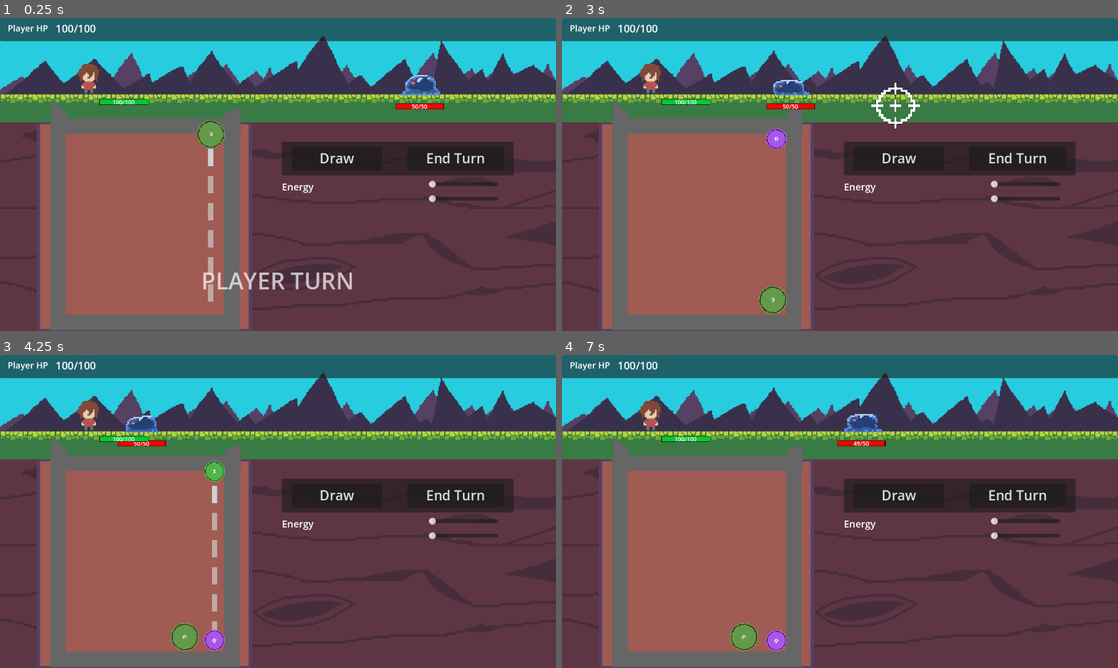
Above: before the commit, frames 1-4 (two rows, left to right).
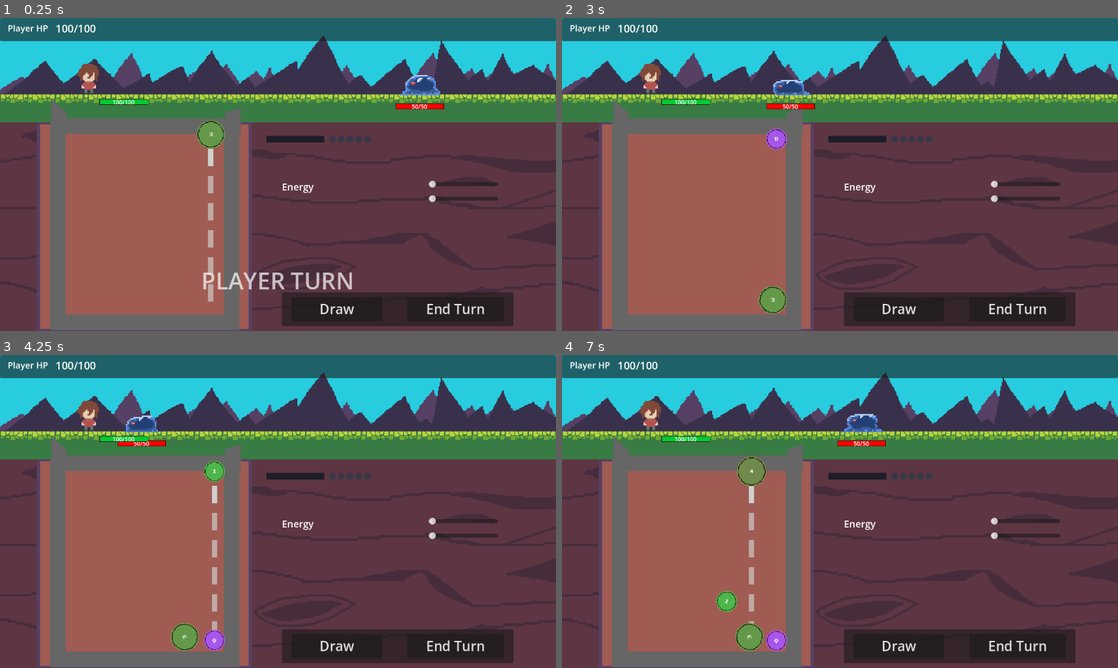
Above: after the commit, the same moments.

Repository: nmh6063-star/GameDesign-FinalProject
Game: Godot game, scene res://scenes/main.tscn
The game is run twice, just before and just after one commit, with the same random seed, the same clock (stepped at 60 frames per second) and the same inputs.
Inputs (mouse positions are in pixels of both pictures, inside the frame that each line leads up to):
- Up to frame 1 (0.25 s): no input
- Up to frame 2 (3 s): click "Draw" at 0.5 s; tap Enter (enter_level) at 1.25, 2.1 s; move the mouse to (962, 158) at 1.27 s; hold D (Move_Right) 1.28-2.03 s; hold X (shoot) 1.28-2.03 s; move the mouse to (728, 190) at 2.02 s; hold S (Move_Down) 2.03-2.78 s; tap X (shoot) at 2.3 s; move the mouse to (895, 105) at 2.77 s; hold D (Move_Right) from 2.78 s (still down); hold X (shoot) from 2.78 s (still down); click (895, 105) at 2.85 s
- Up to frame 3 (4.25 s): move the mouse to (250, 574) at 3.52 s; release D (Move_Right) at 3.53 s; release X (shoot) at 3.53 s; hold W (Move_Up) from 3.53 s (still down); tap X (shoot) at 3.6 s
- Up to frame 4 (7 s): move the mouse to (1006, 558) at 4.27 s; release W (Move_Up) at 4.28 s; hold X (shoot) 4.28-5.03 s; hold A (left) 4.28-5.78 s; move the mouse to (673, 464) at 5.02 s; tap Enter (enter_level) at 5.1 s; tap X (shoot) at 5.3, 6.6 s; move the mouse to (867, 511) at 5.77 s; hold S (Move_Down) 5.78-6.53 s; hold X (shoot) 5.78-6.53 s; click (867, 511) at 5.85 s; move the mouse to (756, 433) at 6.52 s; hold D (Move_Right) from 6.53 s (still down)

The runs differ from the first frame. In frame 1, 9.1% of the frame differs, in the area x 47-93%, y 37-99%; in frame 2, 9.4%; in frame 3, 9.1%; in frame 4, 10%, in the area x 27-93%, y 27-99%.

Commit message:
implemented shoot meter

Diff:
--- a/scenes/main.tscn
+++ b/scenes/main.tscn
@@ -14,6 +14,7 @@
 [ext_resource type="Script" uid="uid://cddiivxjsx5a1" path="res://script/ui/line_indicator.gd" id="11_ya4ey"]
 [ext_resource type="PackedScene" uid="uid://dyoj8165ej3ax" path="res://scenes/indicator_sprite.tscn" id="12_eb6dy"]
 [ext_resource type="Texture2D" uid="uid://dx12fl0tb44r5" path="res://assets/Target.png" id="14_a8y0u"]
+[ext_resource type="Script" uid="uid://d0di4mfjr71jr" path="res://script/ui/shoot_ammo_hud.gd" id="15_shoothud"]
 
 [sub_resource type="GDScript" id="GDScript_0wfyh"]
 script/source = "extends Node2D
@@ -488,9 +489,9 @@
 anchor_left = 0.5
 anchor_right = 0.5
 offset_left = 8.0
-offset_top = 256.0
+offset_top = 568.0
 offset_right = 488.0
-offset_bottom = 326.0
+offset_bottom = 638.0
 grow_horizontal = 2
 
 [node name="DrawButton" type="Button" parent="UI/ActionBar" unique_id=1800000001]
@@ -528,6 +529,71 @@
 theme_override_font_sizes/font_size = 20
 text = "Energy
 "
+
+[node name="ShootAmmoHUD" type="Control" parent="UI" unique_id=901000000]
+layout_mode = 3
+anchors_preset = 0
+offset_left = 552.0
+offset_top = 232.0
+offset_right = 852.0
+offset_bottom = 270.0
+script = ExtResource("15_shoothud")
+
+[node name="Row" type="HBoxContainer" parent="UI/ShootAmmoHUD" unique_id=901000001]
+layout_mode = 1
+anchors_preset = 15
+anchor_right = 1.0
+anchor_bottom = 1.0
+grow_horizontal = 2
+grow_vertical = 2
+theme_override_constants/separation = 10
+
+[node name="Meter" type="Control" parent="UI/ShootAmmoHUD/Row" unique_id=901000002]
+custom_minimum_size = Vector2(120, 14)
+layout_mode = 2
+size_flags_vertical = 4
+
+[node name="Background" type="ColorRect" parent="UI/ShootAmmoHUD/Row/Meter" unique_id=901000003]
+layout_mode = 1
+anchors_preset = 15
+anchor_right = 1.0
+anchor_bottom = 1.0
+grow_horizontal = 2
+grow_vertical = 2
+color = Color(0.12, 0.12, 0.16, 1)
+
+[node name="Fill" type="ColorRect" parent="UI/ShootAmmoHUD/Row/Meter" unique_id=901000004]
+layout_mode = 0
+offset_left = 1.0
+offset_top = 1.0
+offset_right = 1.0
+offset_bottom = 13.0
+color = Color(0.88, 0.62, 0.12, 1)
+
+[node name="BulletPips" type="HBoxContainer" parent="UI/ShootAmmoHUD/Row" unique_id=901000006]
+layout_mode = 2
+size_flags_vertical = 4
+theme_override_constants/separation = 4
+
+[node name="Pip0" type="Panel" parent="UI/ShootAmmoHUD/Row/BulletPips" unique_id=901000007]
+custom_minimum_size = Vector2(14, 14)
+layout_mode = 2
+
+[node name="Pip1" type="Panel" parent="UI/ShootAmmoHUD/Row/BulletPips" unique_id=901000008]
+custom_minimum_size = Vector2(14, 14)
+layout_mode = 2
+
+[node name="Pip2" type="Panel" parent="UI/ShootAmmoHUD/Row/BulletPips" unique_id=901000009]
+custom_minimum_size = Vector2(14, 14)
+layout_mode = 2
+
+[node name="Pip3" type="Panel" parent="UI/ShootAmmoHUD/Row/BulletPips" unique_id=901000010]
+custom_minimum_size = Vector2(14, 14)
+layout_mode = 2
+
+[node name="Pip4" type="Panel" parent="UI/ShootAmmoHUD/Row/BulletPips" unique_id=901000011]
+custom_minimum_size = Vector2(14, 14)
+layout_mode = 2
 
 [node name="PlayerHealthBar" type="Control" parent="UI" unique_id=1800000005]
 layout_mode = 3
--- /dev/null
+++ b/script/combat/shoot_ammo.gd
@@ -0,0 +1,28 @@
+extends RefCounted
+## Merge progress → bullets; caps at max. No merge meter growth while bullets are full.
+
+const MAX_BULLETS := 5
+const MERGES_PER_BULLET := 5
+
+var merge_progress: int = 0
+var bullets: int = 0
+
+
+func register_merge() -> void:
+	if bullets >= MAX_BULLETS:
+		return
+	merge_progress += 1
+	if merge_progress >= MERGES_PER_BULLET:
+		merge_progress = 0
+		bullets = mini(bullets + 1, MAX_BULLETS)
+
+
+func can_shoot() -> bool:
+	return bullets > 0
+
+
+func try_consume_shot() -> bool:
+	if bullets <= 0:
+		return false
+	bullets -= 1
+	return true
--- a/script/session/game_manager.gd
+++ b/script/session/game_manager.gd
@@ -2,6 +2,7 @@
 
 const GameBall := preload("res://script/ball/game_ball.gd")
 const CardManager := preload("res://script/card/card_manager.gd")
+const ShootAmmoT := preload("res://script/combat/shoot_ammo.gd")
 const MERGE_SETTLE_TIME := 1.0
 const POST_PLAYER_DAMAGE_UI_DELAY := 0.35
 const ENEMY_ATTACK_DELAY := 2.0
@@ -21,6 +22,7 @@
 signal player_healed(amount: int)
 signal player_attacked(amount: int)
 signal energy_changed(current: int, max: int)
+signal shoot_ammo_changed(bullets: int, max_bullets: int, merge_progress: int, merges_per_bullet: int)
 signal enemy_turn_started
 signal player_turn_started
 signal turn_ended
@@ -35,6 +37,7 @@
 var _pending_player_damage: Array[int] = []
 var _player_damage_apply_timer := 0.0
 var target
+var _shoot_ammo: RefCounted = ShootAmmoT.new()
 
 
 func _ready() -> void:
@@ -44,6 +47,20 @@
 	#change to some constant
 	#Global.player_energy = 5
 	energy_changed.emit(Global.player_energy, Global.player_energy_max)
+	_sync_shoot_ammo_ui()
+
+
+func emit_shoot_ammo_sync() -> void:
+	_sync_shoot_ammo_ui()
+
+
+func _sync_shoot_ammo_ui() -> void:
+	shoot_ammo_changed.emit(
+		_shoot_ammo.bullets,
+		ShootAmmoT.MAX_BULLETS,
+		_shoot_ammo.merge_progress,
+		ShootAmmoT.MERGES_PER_BULLET,
+	)
 
 
 func _physics_process(_delta: float) -> void:
@@ -68,8 +85,10 @@
 			_process_pending_player_damage(_delta)
 	"""
 	target.position = get_local_mouse_position()
-	target.visible = Input.is_action_pressed("shoot")
+	target.visible = Input.is_action_pressed("shoot") and _shoot_ammo.can_shoot()
 	if Input.is_action_just_pressed("shoot"):
+		if not _shoot_ammo.try_consume_shot():
+			return
 		var bodies = target.get_node("Area2D").get_overlapping_bodies()
 		var enemy := get_tree().get_first_node_in_group("enemy")
 		for body in bodies:
@@ -77,6 +96,7 @@
 				_combat.player_attack(enemy, body.level)
 				body.queue_free()
 		_burst_knock_on_balls(target.global_position, SHOOT_BURST_STRENGTH_MULT)
+		_sync_shoot_ammo_ui()
 
 
 func _keep_hand() -> void:
@@ -133,6 +153,8 @@
 	_turn_attack += delta
 	#if delta > 0:
 		#_pending_player_damage.append(delta)
+	_shoot_ammo.register_merge()
+	_sync_shoot_ammo_ui()
 	_burst_knock_on_balls(merged.global_position)
 
 
--- /dev/null
+++ b/script/ui/shoot_ammo_hud.gd
@@ -0,0 +1,44 @@
+extends Control
+## Shoot merge meter + bullet pips (filled = stocked shot).
+
+const _METER_INNER_WIDTH := 118.0
+const _PIP_FILLED := Color(0.9, 0.82, 0.2, 1.0)
+const _PIP_EMPTY := Color(0.22, 0.22, 0.28, 1.0)
+
+@onready var _meter_fill: ColorRect = $Row/Meter/Fill
+@onready var _pips_parent: HBoxContainer = $Row/BulletPips
+
+
+func _ready() -> void:
+	for p in _pips_parent.get_children():
+		if p is Panel:
+			_style_circle_panel(p as Panel, 7, _PIP_EMPTY)
+	var gm := get_node_or_null("/root/Node2D/GameManager")
+	if gm == null:
+		return
+	if gm.has_signal("shoot_ammo_changed"):
+		gm.shoot_ammo_changed.connect(_on_shoot_ammo_changed)
+	if gm.has_method("emit_shoot_ammo_sync"):
+		gm.emit_shoot_ammo_sync()
+
+
+func _style_circle_panel(p: Panel, corner_radius: int, col: Color) -> void:
+	var sb := StyleBoxFlat.new()
+	sb.bg_color = col
+	sb.set_corner_radius_all(corner_radius)
+	p.add_theme_stylebox_override("panel", sb)
+
+
+func _on_shoot_ammo_changed(
+	bullets: int, max_bullets: int, merge_progress: int, merges_per_bullet: int
+) -> void:
+	_meter_fill.size.x = maxf(
+		0.0, _METER_INNER_WIDTH * float(merge_progress) / float(max(merges_per_bullet, 1))
+	)
+	var i := 0
+	for p in _pips_parent.get_children():
+		if not p is Panel:
+			continue
+		var filled := i < bullets
+		_style_circle_panel(p as Panel, 7, _PIP_FILLED if filled else _PIP_EMPTY)
+		i += 1
Not shown, added: script/combat/shoot_ammo.gd.uid
Not shown, added: script/ui/shoot_ammo_hud.gd.uid
